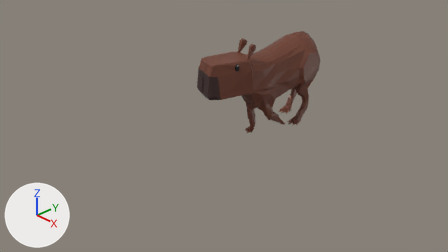
One commit to the Blender file godot-project/assets/character/Capybara - Moving.blend: the scene before it, then after it.
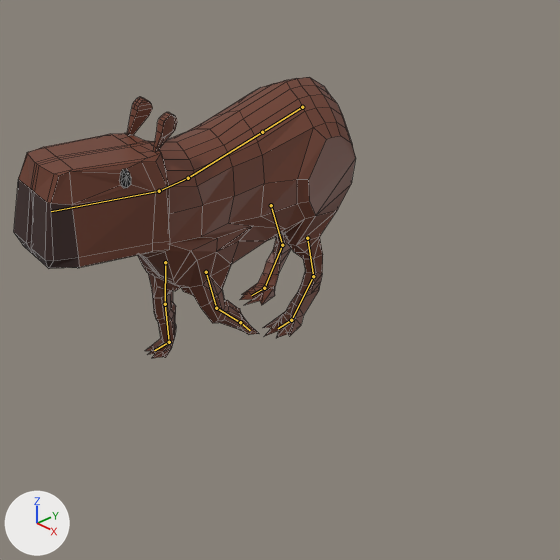
Each version appears first from the file's camera 'Camera', and next in a close-up on the part from 43% to 88% of the width and 1% to 82% of the height. The lights are fixed; the arrows at lower left show +X, +Y and +Z. Both versions are drawn at frame 10 of the action 'ArmatureAction'; the numbers are the values there. The bones that bend it are drawn over the model as lines in the close-ups. The close-ups show mesh edges as thin lines.
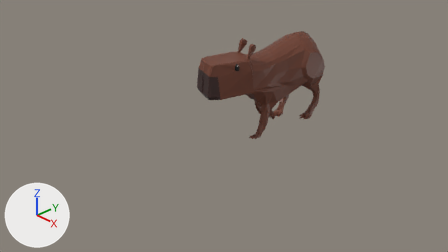
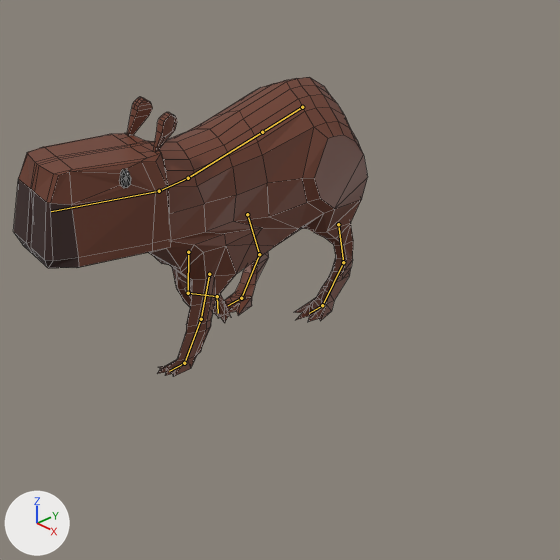
Commit message: Estirada animación del capybara

Location of each change, (x1, y1, x2, y2) in pixels of the close-ups (560 x 560 px):
```json
{"object": "Cube", "change": "posed", "before": [14, 77, 356, 358], "after": [14, 77, 368, 377], "on screen": "7% taller"}
{"bone": "Arm.l", "before": "(206, 272) to (216, 308)", "after": "(209, 274) to (201, 319)"}
{"bone": "arm2.l", "before": "(216, 308) to (240, 322)", "after": "(201, 319) to (184, 363)"}
{"bone": "feet.l", "before": "(240, 322) to (250, 330)", "after": "(184, 363) to (169, 371)"}
{"bone": "Arm.r", "before": "(165, 262) to (165, 304)", "after": "(188, 252) to (188, 293)"}
{"bone": "arm2.r", "before": "(165, 304) to (169, 342)", "after": "(188, 293) to (217, 296)"}
{"bone": "feet.r", "before": "(169, 342) to (154, 350)", "after": "(217, 296) to (218, 313)"}
{"bone": "barm.l", "before": "(307, 238) to (313, 276)", "after": "(338, 224) to (343, 262)"}
{"bone": "barm.r", "before": "(271, 205) to (282, 245)", "after": "(247, 214) to (259, 254)"}
```

The change, as JSON lines over the scene's bpy script:
```json
{"block": "bone_arm_l", "where": "bone_arm_l = bpy.data.objects['Armature'].pose.bones['Arm.l']  # child of 'Bone.001'"}
{"op": "set", "path": "bone_arm_l.location", "old": "(-0.001, -0.025, 0.058)", "new": "(0.0, 0.0, 0.0)"}
{"op": "set", "path": "bone_arm_l.rotation_quaternion", "old": "(0.96, -0.281, 0.009, -0.003)", "new": "(1.0, 0.0, 0.0, 0.0)", "note": "degrees (-33, 1, -1) -> degrees (0, 0, 0)"}
{"block": "bone_arm2_l", "where": "bone_arm2_l = bpy.data.objects['Armature'].pose.bones['arm2.l']  # child of 'Arm.l'"}
{"op": "set", "path": "bone_arm2_l.rotation_quaternion", "old": "(0.921, -0.39, 0.0, 0.0)", "new": "(1.0, 0.0, 0.0, 0.0)", "note": "degrees (-46, 0, 0) -> degrees (0, 0, 0)"}
{"block": "bone_feet_l", "where": "bone_feet_l = bpy.data.objects['Armature'].pose.bones['feet.l']  # child of 'arm2.l'"}
{"op": "set", "path": "bone_feet_l.rotation_quaternion", "old": "(0.893, -0.451, 0.0, 0.0)", "new": "(1.0, 0.0, 0.0, 0.0)", "note": "degrees (-54, 0, 0) -> degrees (0, 0, 0)"}
{"block": "bone_arm_r", "where": "bone_arm_r = bpy.data.objects['Armature'].pose.bones['Arm.r']  # child of 'Bone.001'"}
{"op": "set", "path": "bone_arm_r.location", "old": "(-0.002, 0.009, 0.176)", "new": "(0.004, -0.08, -0.125)"}
{"op": "set", "path": "bone_arm_r.rotation_quaternion", "old": "(0.99, -0.14, -0.005, -0.001)", "new": "(0.989, -0.146, -0.005, -0.001)", "note": "degrees (-16, -1, 0) -> degrees (-17, -1, 0)"}
{"block": "bone_arm2_r", "where": "bone_arm2_r = bpy.data.objects['Armature'].pose.bones['arm2.r']  # child of 'Arm.r'"}
{"op": "set", "path": "bone_arm2_r.rotation_quaternion", "old": "(0.985, -0.17, 0.0, 0.0)", "new": "(0.781, -0.624, 0.0, 0.0)", "note": "degrees (-20, 0, 0) -> degrees (-77, 0, 0)"}
{"block": "bone_feet_r", "where": "bone_feet_r = bpy.data.objects['Armature'].pose.bones['feet.r']  # child of 'arm2.r'"}
{"op": "set", "path": "bone_feet_r.rotation_quaternion", "old": "(0.959, 0.284, 0.0, 0.0)", "new": "(1.0, 0.0, 0.0, 0.0)", "note": "degrees (33, 0, 0) -> degrees (0, 0, 0)"}
{"block": "bone_barm_l", "where": "bone_barm_l = bpy.data.objects['Armature'].pose.bones['barm.l']  # child of 'Bone'"}
{"op": "set", "path": "bone_barm_l.location", "old": "(0.26, -0.083, -0.006)", "new": "(-0.191, 0.068, 0.005)"}
{"block": "bone_barm_r", "where": "bone_barm_r = bpy.data.objects['Armature'].pose.bones['barm.r']  # child of 'Bone'"}
{"op": "set", "path": "bone_barm_r.location", "old": "(-0.088, 0.031, -0.002)", "new": "(0.25, -0.088, 0.006)"}
```
